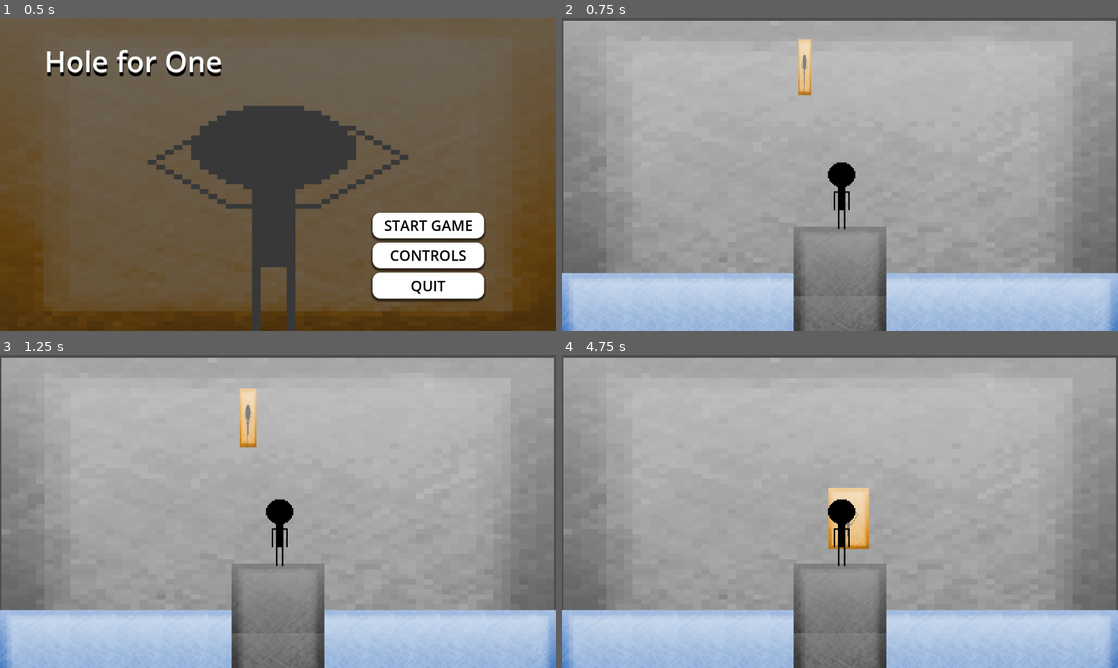
Above: before the commit, frames 1-4 (two rows, left to right).
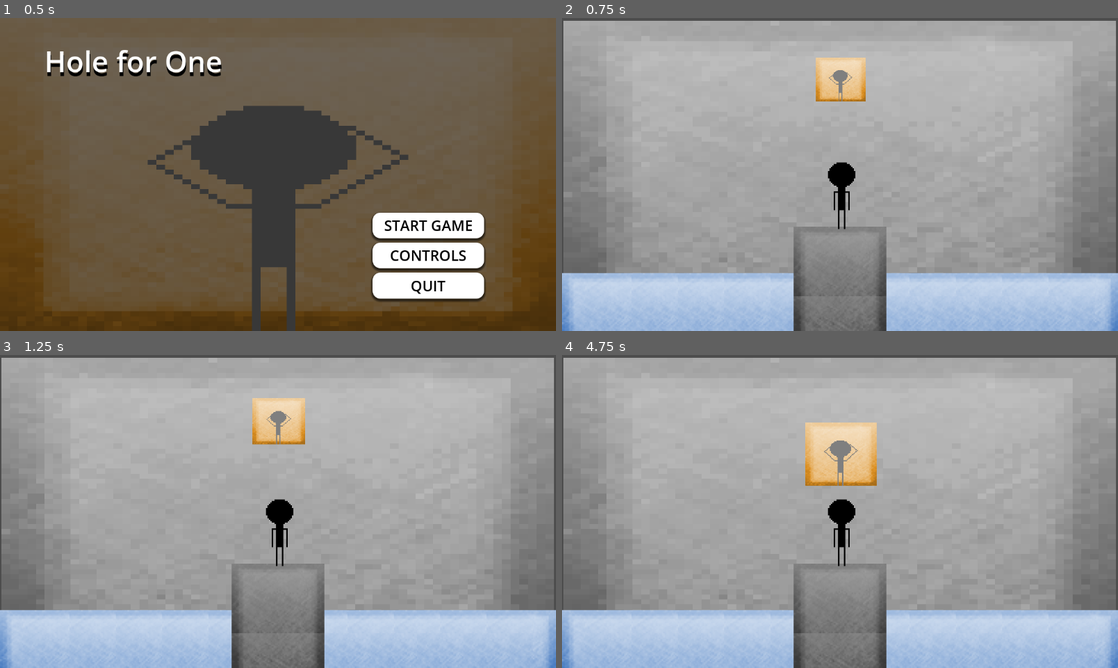
Above: after the commit, the same moments.

Repository: JCresent/hole-for-one
Game: Godot game, scene res://scenes/menu.tscn
Same seed, same stepped clock (60 frames per second), same inputs: the game is played once before the commit and once after it.
Inputs:
- Up to frame 1 (0.5 s): no input
- Up to frame 2 (0.75 s): click "START GAME" at 0.5 s
- Up to frame 3 (1.25 s): no input
- Up to frame 4 (4.75 s): tap Enter (ui_accept) at 1.25, 1.52, 2.27, 3.77, 4.52 s; hold W (right_arm_down) 1.28-2.78 s; hold T (left_arm_down) 2.78-3.53 s; hold W (right_arm_down) from 3.53 s (still down)

Frame 1 is identical in both runs. In frame 2, 1.7% of the frame differs, in the area x 42-55%, y 6-27%; in frame 3, 1.8%; in frame 4, 3.6%, in the area x 43-57%, y 21-62%.

Commit message:
Working walls coming at player

Diff:
--- a/scenes/main.tscn
+++ b/scenes/main.tscn
@@ -12,8 +12,7 @@
 [ext_resource type="Texture2D" uid="uid://dcysmgurljg2r" path="res://assets/stage/red2.png" id="9_njndd"]
 [ext_resource type="Texture2D" uid="uid://bsmy51fpb8rye" path="res://assets/sprites/sm-down.png" id="10_qlcib"]
 [ext_resource type="Script" path="res://scripts/character_body_2d.gd" id="10_qwgiv"]
-[ext_resource type="Script" path="res://scripts/wall.gd" id="13_7cj0k"]
-[ext_resource type="Texture2D" uid="uid://bovk617enkdpx" path="res://assets/screens/background_menu.png" id="14_f6r1u"]
+[ext_resource type="PackedScene" uid="uid://dhjuksnlmoi81" path="res://scenes/wall.tscn" id="11_22va7"]
 
 [sub_resource type="TileSetAtlasSource" id="TileSetAtlasSource_hehnx"]
 texture = ExtResource("2_0c86c")
@@ -222,17 +221,11 @@
 tile_map_data = PackedByteArray("AAAKAAoAAQAAAAEAAAAKAAsAAQAAAAIAAAAKAAwAAQAAAAIAAAAKAA0AAQAAAAMAAAALAAoAAQABAAEAAAALAA …(1200 unchanged characters)…
 tile_set = SubResource("TileSet_g36d5")
 
-[node name="Wall" type="StaticBody2D" parent="."]
-position = Vector2(329, 252)
-script = ExtResource("13_7cj0k")
-
-[node name="Sprite2D" type="Sprite2D" parent="Wall"]
-texture_filter = 1
-position = Vector2(253.5, -41.5)
-scale = Vector2(2.48438, 1.98438)
-texture = ExtResource("14_f6r1u")
+[node name="Wall" parent="." instance=ExtResource("11_22va7")]
+position = Vector2(585, 75)
 
 [node name="CharacterBody2D" type="CharacterBody2D" parent="."]
+top_level = true
 script = ExtResource("10_qwgiv")
 
 [node name="Sprite2D" type="Sprite2D" parent="CharacterBody2D"]
--- /dev/null
+++ b/scenes/wall.tscn
@@ -0,0 +1,16 @@
+[gd_scene load_steps=3 format=3 uid="uid://dhjuksnlmoi81"]
+
+[ext_resource type="Script" path="res://scripts/wall.gd" id="1_oysj8"]
+[ext_resource type="Texture2D" uid="uid://bovk617enkdpx" path="res://assets/screens/background_menu.png" id="2_b76jo"]
+
+[node name="Node2D" type="StaticBody2D"]
+position = Vector2(574, 69)
+script = ExtResource("1_oysj8")
+
+[node name="Sprite2D" type="Sprite2D" parent="."]
+show_behind_parent = true
+texture_filter = 1
+position = Vector2(58, 44)
+scale = Vector2(1.76563, 1.55469)
+texture = ExtResource("2_b76jo")
+offset = Vector2(-32, -32)
--- a/scripts/main.gd
+++ b/scripts/main.gd
@@ -1 +1,49 @@
 extends Node2D
+
+@onready var player = $CharacterBody2D # Assuming your Player node is named "Player"
+var current_wall = null # Track the current wall
+
+const walls_array = ["res://assets/walls/wall_hoh.png"]
+
+func _ready():
+	# Get ready now, so the signals connect
+	spawn_wall()
+
+func spawn_wall():
+	var wall_scene = load("res://scenes/wall.tscn")  # Replace with your Wall scene path
+	current_wall = wall_scene.instantiate()
+	add_child(current_wall)
+
+	# Load random texture
+	var choice = walls_array[randi() % walls_array.size()]
+	current_wall.get_node("Sprite2D").texture = load(choice)
+
+	# Connect the signal
+	current_wall.reached_player.connect(validate_pose)
+
+	# Set up the next wall if it's ready
+	set_process(true)
+
+func game_over():
+	get_tree().change_scene_to_file("res://scenes/lose-screen.tscn")
+
+func validate_pose():
+	# Pose detection logic here: Replace with your actual pose checking
+	var player_pose_matches = check_pose()
+
+	if player_pose_matches:
+		print("Pose matched! Next wall...")
+		queue_free_current_wall()
+		spawn_wall()
+	else:
+		print("Pose mismatch! Game Over!")
+		game_over()
+
+func queue_free_current_wall():
+	# First, disconnect so there are not multiple calls
+	current_wall.reached_player.disconnect(validate_pose)
+	# remove the wall to spawn another one
+	current_wall.queue_free()
+
+func check_pose() -> bool:
+	return true
--- a/scripts/wall.gd
+++ b/scripts/wall.gd
@@ -1,27 +1,33 @@
 extends StaticBody2D
 
+signal reached_player
+
 @export var initial_scale = 0.9
-@export var scale_speed = 90 # Adjust for scaling speed
-@export var vertical_speed = 60 # Adjust for vertical movement speed
-@export var max_scale = 1.0 # Maximum scale the wall will reach
+@export var scale_speed = 10 # Adjust for scaling speed
+@export var vertical_speed = 20 # Adjust for vertical movement speed
+@export var max_scale = 1.8 # Maximum scale the wall will reach
 
 var start_position: Vector2
 
 func _ready():
 	# Center horizontally, start above the view
-	start_position = Vector2(get_viewport_rect().size.x / 2.5, get_viewport_rect().size.y * 0.2)
+	start_position = Vector2(get_viewport_rect().size.x / 2, get_viewport_rect().size.y * 0.2)
 	position = start_position
-	scale = Vector2(initial_scale/6, initial_scale)
+	scale = Vector2(initial_scale, initial_scale)
 
 func _process(delta: float) -> void:
 	# Approach player
 	position.y += vertical_speed * delta
-	scale += Vector2(scale_speed * delta * 0.001, scale_speed * delta * 0.001)
+	scale += Vector2(scale_speed * delta * 0.01, scale_speed * delta * 0.01)
+
+	#print("position y is:", position.y)
+	#print("scale is:", scale)
 
 	# Limit scaling
-	scale.x = min(scale.x, max_scale)
-	scale.y = min(scale.y, max_scale)
+	#scale.x = min(scale.x, max_scale)
+	#scale.y = min(scale.y, max_scale)
 
 	# Check if reached player's Y position or off-screen
-	if position.y > get_viewport_rect().size.y * 0.75: # Adjust value based on where your player is
+	if position.y > get_viewport_rect().size.y * 0.5: # Adjust value based on where your player is
 		queue_free()
+		emit_signal("reached_player")
Binary file added: assets/walls/wall_hoh.png
Not shown, added: assets/walls/wall_hoh.png.import
Not shown: 1 places in scenes/main.tscn that only renumber resources
